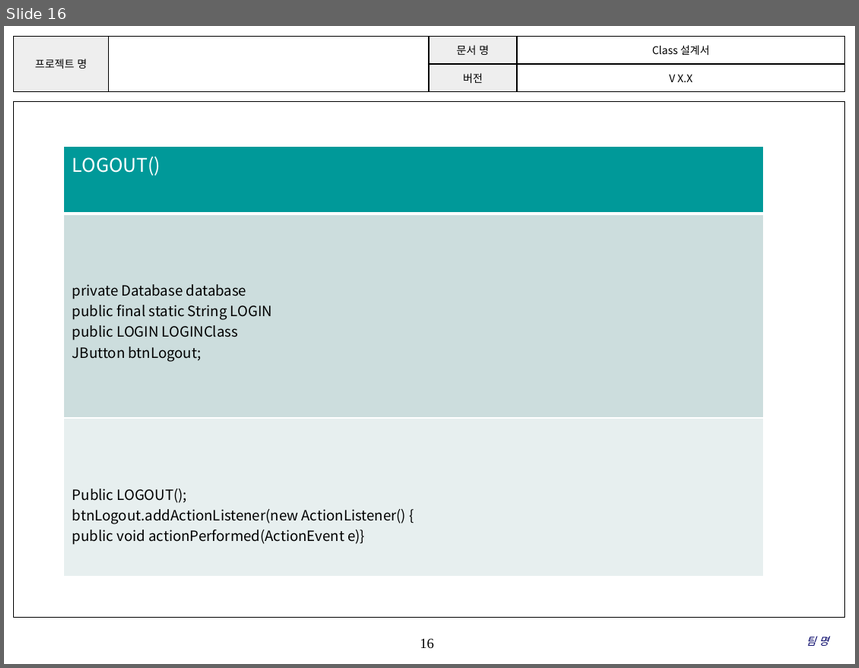
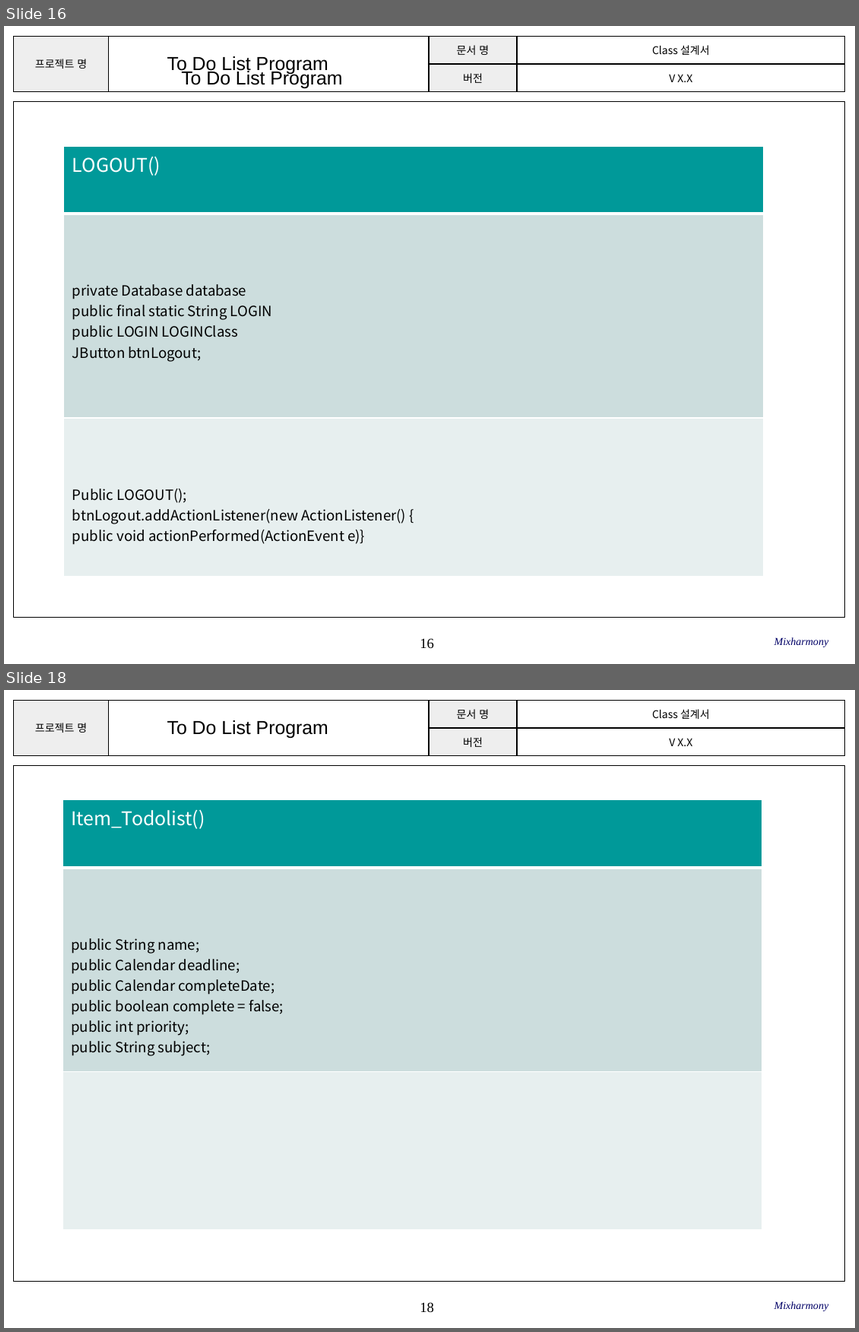
Before and after one commit to SE-admin/SE2017_2_mixharmony, a slide deck: doc/3_ 설계서/Class Design.pptx. Shown one above the other, each under a label of ours: slide 16 before the commit, slides 16 and 18 after it; the slides between them are not shown. The pictures are 859x668 and 859x1332 pixels, drawn with LibreOffice and Linux fonts; fonts in the diff are those of the drawing; background and template pictures are left out. Boxes give left, top, right and bottom in pixels: in the first picture for what was removed or moved away, otherwise in the second. Text is boxed around its words. In the diff, an @@ line names an element or a change of style, - is before the commit and + after.

Commit message:
#862 Class Design.pptx (Database,Item_Todolist, Item_subject 초안 작성 및 오타 수정)

```diff
--- a/doc/3_ 설계서/Class Design.pptx
+++ b/doc/3_ 설계서/Class Design.pptx
@@ slide 18 added at (x1=4, y1=690, x2=855, y2=1328), background #FFFFFF; not listed: 3 template elements that a slide beside it also shows @@
@@ text added at (x1=167, y1=720, x2=329, y2=738), 16 pt, text #000000 @@
+To Do List Program
@@ table added at (x1=63, y1=799, x2=762, y2=1230), 3 rows, 1 columns @@
+Item_Todolist()
+public String name; / public Calendar deadline; / public Calendar completeDate; / public boolean complete = false; / public int priority; / public String subject;
+
@@ text added at (x1=775, y1=1302, x2=829, y2=1312), 9 pt, text #000066, italic @@
+Mixharmony
@@ slide 16 changed as well @@
@@ text added at (x1=167, y1=56, x2=329, y2=75), 16 pt, text #000000 @@
+To Do List Program
@@ text added at (x1=181, y1=69, x2=342, y2=88), 16 pt, text #000000 @@
+To Do List Program
@@ text at (x1=775, y1=638, x2=829, y2=648): text changed @@
-팀 명
+Mixharmony
```
Also in this commit, not shown: 15 other slides changed, 2 other slides added.
